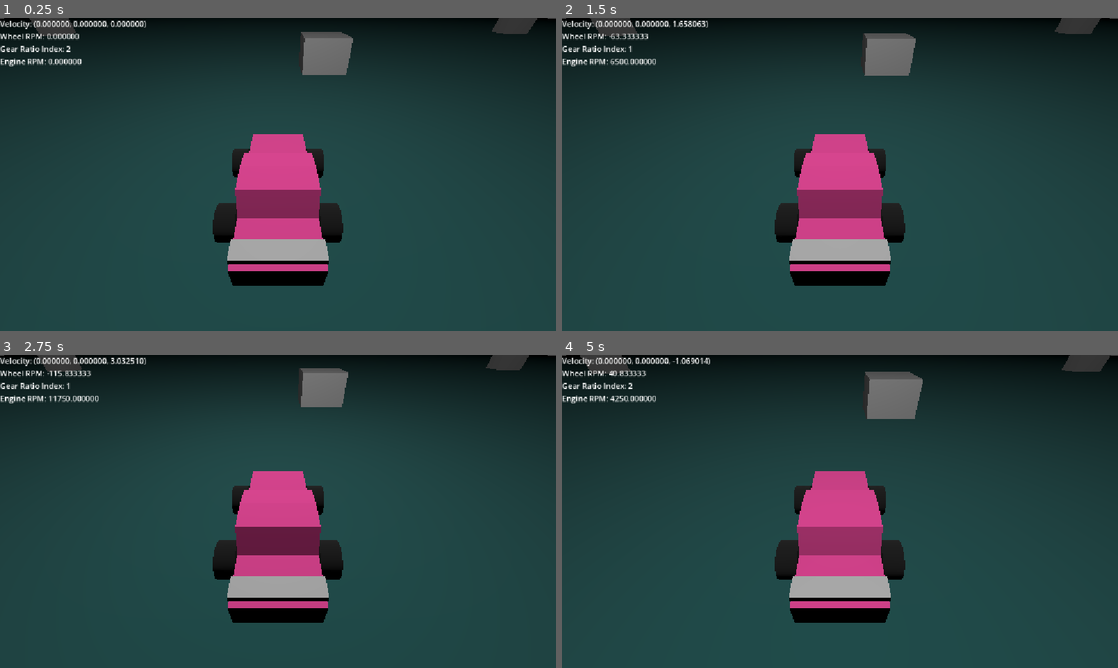
Above: before the commit, frames 1-4 (two rows, left to right).
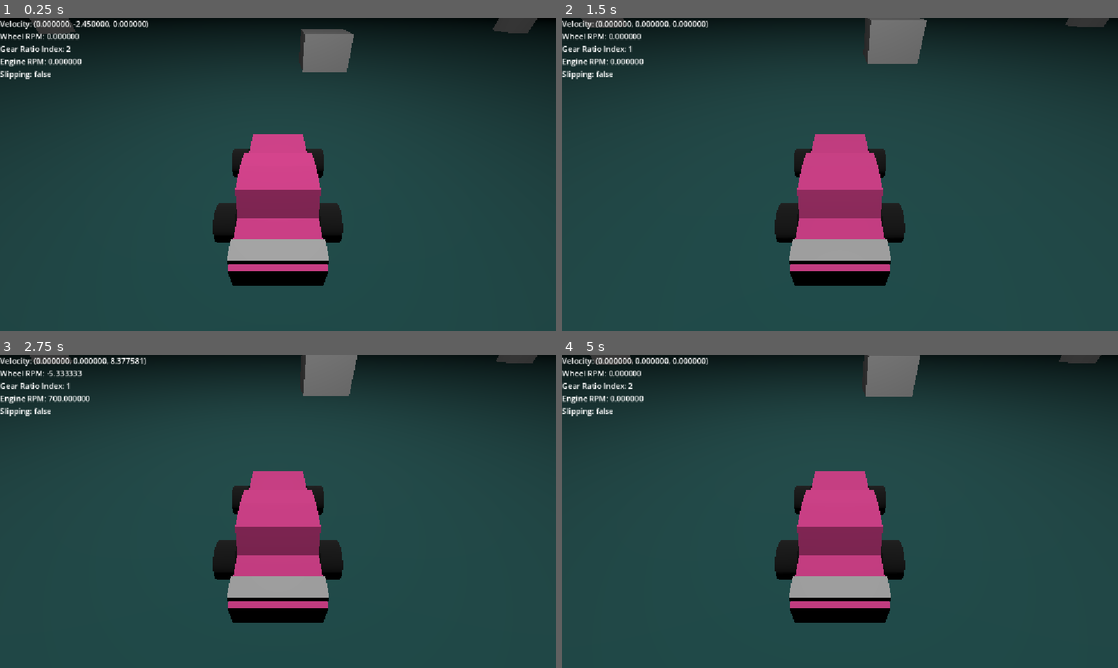
Above: after the commit, the same moments.

Repository: FlameFreezer/170.3
Game: Godot game, scene res://scenes/drive_test_chamber.tscn
The game is run twice, just before and just after one commit, with the same random seed, the same clock (stepped at 60 frames per second) and the same inputs. This scene is started directly instead of the project's main scene.
Inputs:
- Up to frame 1 (0.25 s): no input
- Up to frame 2 (1.5 s): hold D (steer right) 0.53-1.28 s; hold W (throttle) 0.53-1.28 s; hold Q (downshift) from 1.28 s (still down); tap Shift (clutch) at 1.35 s
- Up to frame 3 (2.75 s): tap W (throttle) at 1.55 s; release Q (downshift) at 2.03 s; hold D (steer right) from 2.03 s (still down); hold W (throttle) from 2.03 s (still down)
- Up to frame 4 (5 s): release D (steer right) at 2.78 s; release W (throttle) at 2.78 s; hold E (upshift) 2.78-3.53 s; tap W (throttle) at 2.85, 3.8, 4.35 s; hold Shift (clutch) 3.53-4.28 s; hold A (steer left) from 3.53 s (still down)

The runs differ from the first frame. In frame 1, 0.7% of the frame differs, in the area x 0-100%, y 0-20%; in frame 2, 1.9%; in frame 3, 2.7%; in frame 4, 3.7%, in the area x 0-100%, y 0-64%.

Commit message:
Slipping

Diff:
--- a/scenes/Prefabs/PHCar.tscn
+++ b/scenes/Prefabs/PHCar.tscn
@@ -25,12 +25,14 @@
 
 [node name="PHCar" type="CharacterBody3D" unique_id=88021085]
 script = ExtResource("1_0ixyv")
-throttle_force = 10000.0
-max_engine_rpm = 100000.0
+throttle_force = 1000.0
+max_engine_rpm = 10000.0
 engine_spindown_rate = 5000.0
 wheel_diameter = 0.5
 wheel_spindown_rate = 100.0
 handbrake_power = 2000.0
+static_friction_force = 1000.0
+kinetic_friction_force = 250.0
 gear_ratios = Array[float]([-50.0, -100.0, 100.0, 50.0, 25.0, 10.0])
 
 [node name="CollisionShape3D" type="CollisionShape3D" parent="." unique_id=2110563621]
--- a/scripts/Car/car_controller.gd
+++ b/scripts/Car/car_controller.gd
@@ -22,11 +22,45 @@
 var _engine_rpm: float = 0.0
 var _handbrake_state: float = 0.0
 var _current_gear_ratio_index: int = 2
+var _is_slipping: bool = false
 
 func _physics_process(delta: float) -> void:
 	if not is_on_floor():
 		velocity += get_gravity() * delta
 
+	read_input()
+
+	# Apply throttle to the engine
+	_engine_rpm = move_toward(_engine_rpm, max_engine_rpm, _throttle_state * throttle_force * delta)
+	# Spindown the engine if throttle is not in
+	if _throttle_state == 0.0:
+		_engine_rpm = move_toward(_engine_rpm, 0.0, (engine_spindown_rate + _handbrake_state * handbrake_power * get_gear_ratio()) * delta)
+	# Set wheel rpm to ratio of engine rpm
+	if _handbrake_state == 0.0:
+		_wheel_rpm = _engine_rpm / get_gear_ratio()
+	# Spindown wheel rpm
+	_wheel_rpm = move_toward(_wheel_rpm, 0.0, (wheel_spindown_rate + _handbrake_state * handbrake_power) * delta)
+
+	# Determine if wheels are slipping
+	var wheel_translation: float = wheel_diameter * PI * _wheel_rpm
+	if !_is_slipping and abs(wheel_translation) > static_friction_force:
+		_is_slipping = true
+	elif _is_slipping and abs(wheel_translation) < kinetic_friction_force:
+		_is_slipping = false
+
+	# Affect acceleration by slip state
+	var accel_impact: Vector3
+	if !_is_slipping:
+		accel_impact = wheel_translation * get_forward() - get_forward_velocity()
+	else:
+		accel_impact = -kinetic_friction_force * velocity.normalized()
+	velocity += accel_impact
+
+	update_values.emit("Velocity: %v\nWheel RPM: %f\nGear Ratio Index: %d\nEngine RPM: %f\nSlipping: %s" % [velocity, _wheel_rpm, _current_gear_ratio_index, _engine_rpm, utils.bool_to_string(_is_slipping)])
+
+	move_and_slide()
+
+func read_input() -> void:
 	if Input.is_action_pressed("throttle"):
 		_throttle_state = 1.0
 	else:
@@ -42,25 +76,14 @@
 	if Input.is_action_just_pressed("downshift"):
 		change_gear_ratio(-1)
 
-	_engine_rpm = move_toward(_engine_rpm, max_engine_rpm, _throttle_state * throttle_force * delta)
-	if _throttle_state == 0.0:
-		_engine_rpm = move_toward(_engine_rpm, 0.0, (engine_spindown_rate + _handbrake_state * handbrake_power * get_gear_ratio()) * delta)
-	if _handbrake_state == 0.0:
-		_wheel_rpm = _engine_rpm / get_gear_ratio()
-	_wheel_rpm = move_toward(_wheel_rpm, 0.0, (wheel_spindown_rate + _handbrake_state * handbrake_power) * delta)
-	velocity = transform.basis * Vector3.FORWARD * wheel_diameter * PI * _wheel_rpm * delta
-
-	update_values.emit("Velocity: %v\nWheel RPM: %f\nGear Ratio Index: %d\nEngine RPM: %f" % [velocity, _wheel_rpm, _current_gear_ratio_index, _engine_rpm])
-
-	move_and_slide()
-
 func change_gear_ratio(shift: int) -> void:
-	_current_gear_ratio_index += shift
-	_current_gear_ratio_index = max(0, min(_current_gear_ratio_index, gear_ratios.size() - 1))
-	#if _current_gear_ratio_index >= gear_ratios.size():
-		#_current_gear_ratio_index = gear_ratios.size() - 1
-	#elif _current_gear_ratio_index < 0:
-		#_current_gear_ratio_index = 0
+	_current_gear_ratio_index = clampi(_current_gear_ratio_index + shift, 0, gear_ratios.size() - 1)
 
 func get_gear_ratio() -> float:
 	return gear_ratios[_current_gear_ratio_index]
+
+func get_forward() -> Vector3:
+	return transform.basis * Vector3.FORWARD
+
+func get_forward_velocity() -> Vector3:
+	return get_forward() * velocity.dot(get_forward())
